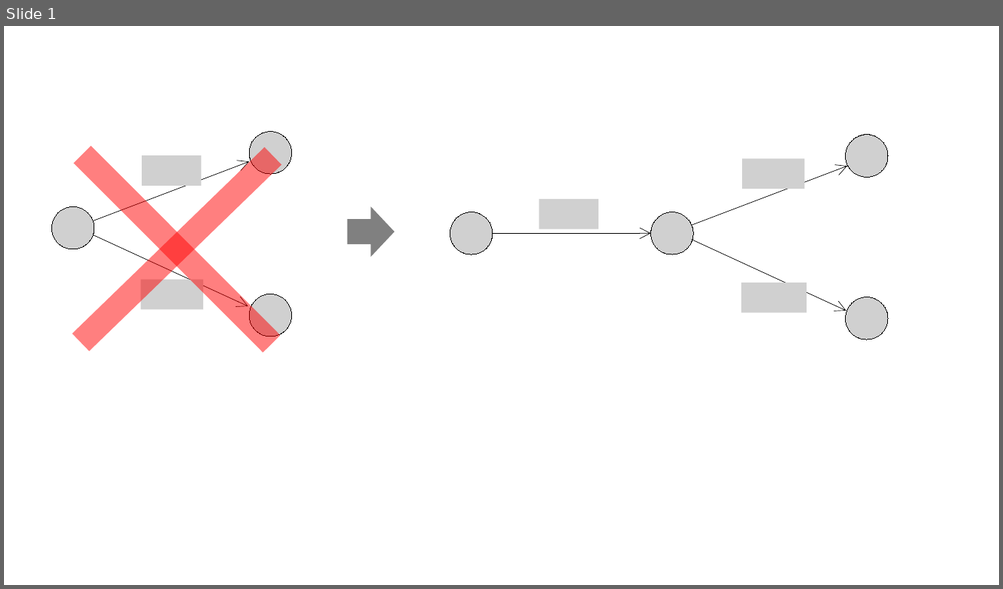
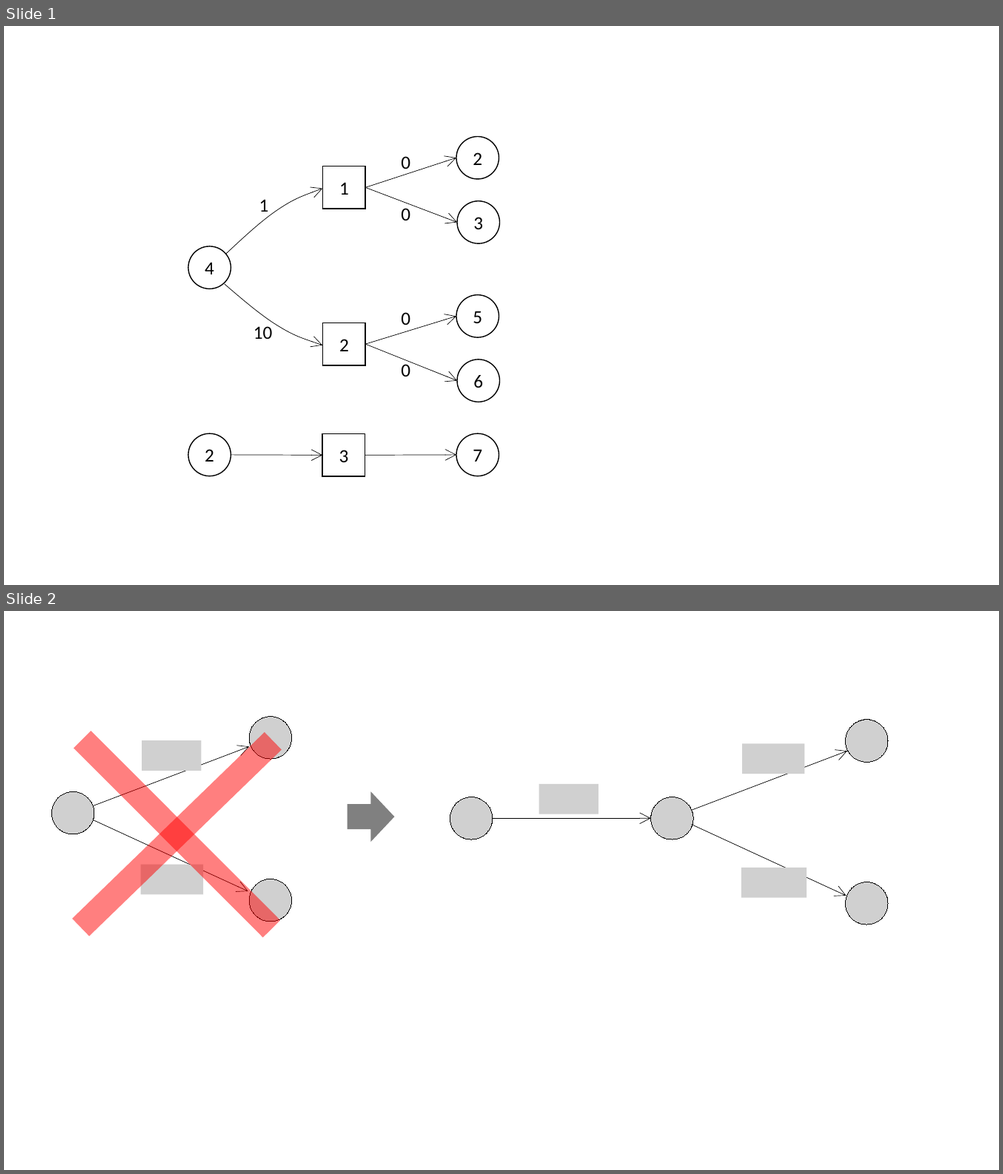
Before and after one commit to gnishida/USACO, a slide deck: Platinum/202112/Problem1/images/images.pptx. Shown one above the other, each under a label of ours: slide 1 before the commit, slides 1 and 2 after it. The pictures are 1003x589 and 1003x1174 pixels, drawn with LibreOffice and Linux fonts; fonts in the diff are those of the drawing; grey boxes stand for pictures. Boxes give left, top, right and bottom in pixels: in the first picture for what was removed or moved away, otherwise in the second. Text is boxed around its words. In the diff, an @@ line names an element or a change of style, - is before the commit and + after.

```diff
--- a/Platinum/202112/Problem1/images/images.pptx
+++ b/Platinum/202112/Problem1/images/images.pptx
@@ slide 1 added at <box>4,26,999,585</box>, background #FFFFFF @@
@@ ellipse added at <box>456,136,498,179</box>, fill #FFFFFF, outline #000000 1 pt, 18 pt, text #000000 @@
+2
@@ arrow added from (365, 188) to (456, 158), #000000 0.5 pt @@
@@ text added at <box>401,156,410,174</box>, 18 pt, text #000000 @@
+0
@@ rectangle added at <box>323,167,365,209</box>, fill #FFFFFF, outline #000000 1 pt, 18 pt, text #000000 @@
+1
@@ freeform shape added at <box>225,189,323,256</box>, outline #000000 0.5 pt @@
@@ text added at <box>259,199,269,217</box>, 18 pt, text #000000 @@
+1
@@ arrow added from (365, 188) to (457, 222), #000000 0.5 pt @@
@@ ellipse added at <box>457,201,499,244</box>, fill #FFFFFF, outline #000000 1 pt, 18 pt, text #000000 @@
+3
@@ text added at <box>401,208,410,221</box>, 18 pt, text #000000 @@
+0
@@ ellipse added at <box>188,247,231,289</box>, fill #FFFFFF, outline #000000 1 pt, 18 pt, text #000000 @@
+4
@@ freeform shape added at <box>225,284,323,346</box>, outline #000000 0.5 pt @@
@@ text added at <box>401,312,410,325</box>, 18 pt, text #000000 @@
+0
@@ ellipse added at <box>456,295,498,338</box>, fill #FFFFFF, outline #000000 1 pt, 18 pt, text #000000 @@
+5
@@ text added at <box>253,326,273,339</box>, 18 pt, text #000000 @@
+10
@@ rectangle added at <box>323,323,365,366</box>, fill #FFFFFF, outline #000000 1 pt, 18 pt, text #000000 @@
+2
@@ arrow added from (365, 345) to (456, 316), #000000 0.5 pt @@
@@ arrow added from (365, 345) to (457, 381), #000000 0.5 pt @@
@@ text added at <box>401,362,410,377</box>, 18 pt, text #000000 @@
+0
@@ ellipse added at <box>457,360,499,402</box>, fill #FFFFFF, outline #000000 1 pt, 18 pt, text #000000 @@
+6
@@ ellipse added at <box>188,434,231,477</box>, fill #FFFFFF, outline #000000 1 pt, 18 pt, text #000000 @@
+2
@@ rectangle added at <box>323,434,365,477</box>, fill #FFFFFF, outline #000000 1 pt, 18 pt, text #000000 @@
+3
@@ ellipse added at <box>456,434,498,477</box>, fill #FFFFFF, outline #000000 1 pt, 18 pt, text #000000 @@
+7
@@ arrow added from (231, 455) to (323, 456), #000000 0.5 pt @@
@@ arrow added from (365, 456) to (456, 455), #000000 0.5 pt @@
@@ what was slide 1 is now slide 2 @@
```
Also in this commit, not shown: 2 other files.
